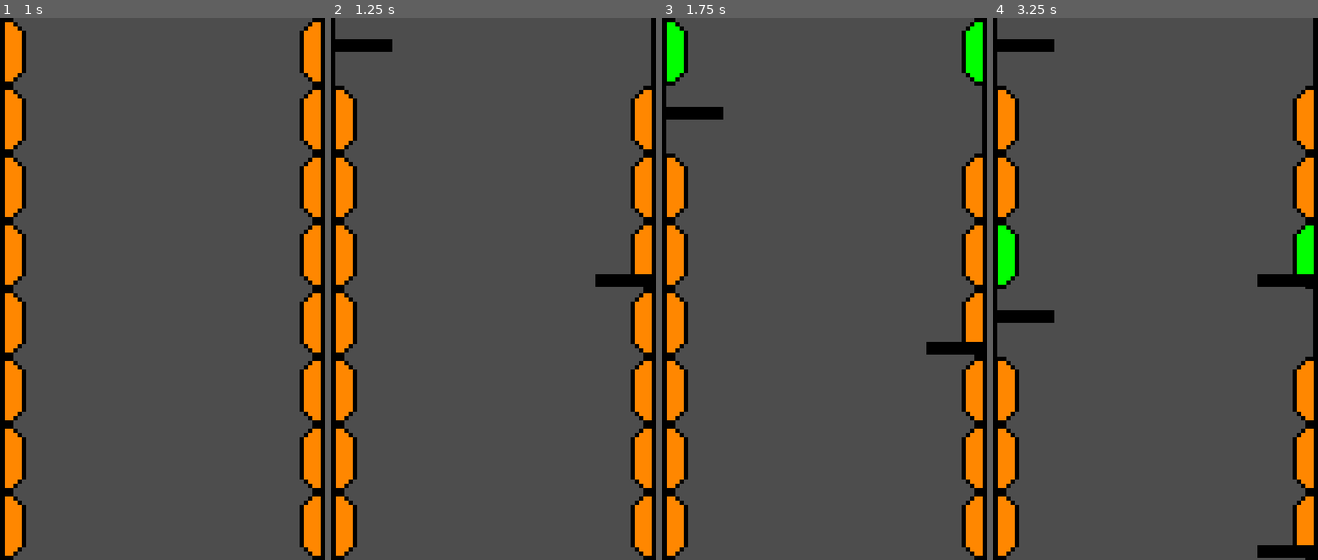
Above: before the commit, frames 1-4 (left to right).
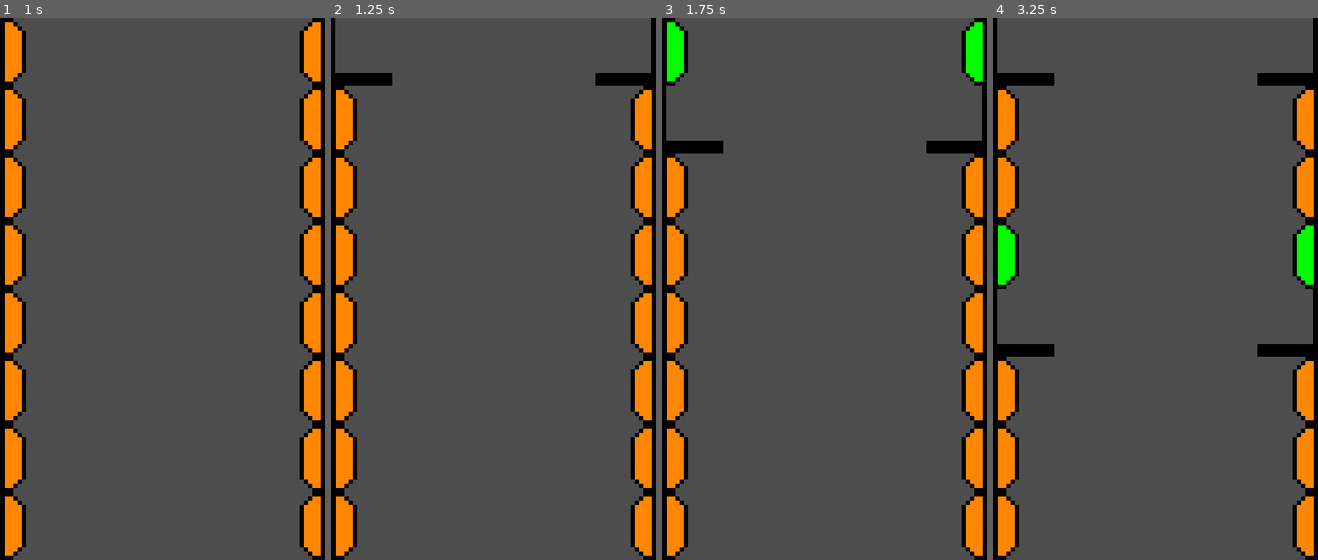
Above: after the commit, the same moments.

Repository: krazybaboon17/BounceBack
Game: Godot game, scene res://assets/scenes/main.tscn
The game is run twice, just before and just after one commit, with the same random seed, the same clock (stepped at 60 frames per second) and the same inputs. The project has no main scene, so this scene is started directly.
Inputs:
- Up to frame 1 (1 s): hold Right (right) from 0.53 s (still down)
- Up to frame 2 (1.25 s): keep holding Right (right)
- Up to frame 3 (1.75 s): keep holding Right (right)
- Up to frame 4 (3.25 s): tap Enter at 2 s; release Right (right) at 2.03 s; hold Left (left) 2.03-2.78 s; hold Right (right) from 2.78 s (still down)

Frame 1 is identical in both runs. In frame 2, 1.6% of the frame differs, in the area x 1-99%, y 3-50%; in frame 3, 1.6%; in frame 4, 3.2%, in the area x 1-99%, y 3-100%.

Commit message:
fixed platforms

Diff:
--- /dev/null
+++ b/assets/main.tscn
@@ -0,0 +1,36 @@
+[gd_scene format=3 uid="uid://bxevgiesqr4xu"]
+
+[ext_resource type="Script" uid="uid://j6fupwvsffab" path="res://assets/scripts/main.gd" id="1_06ig3"]
+[ext_resource type="PackedScene" uid="uid://bir3u3c7je65t" path="res://assets/scenes/player.tscn" id="2_2d37k"]
+[ext_resource type="PackedScene" uid="uid://c6jxfnxvwu1rs" path="res://assets/scenes/left_bouncer.tscn" id="2_qdlv5"]
+[ext_resource type="PackedScene" uid="uid://b6u2skyx7mfyi" path="res://assets/scenes/slime_left.tscn" id="3_tkxyu"]
+[ext_resource type="PackedScene" uid="uid://dti2wewskchdm" path="res://assets/scenes/right_bouncer.tscn" id="4_fphxj"]
+[ext_resource type="PackedScene" uid="uid://qduqdqykkv8w" path="res://assets/scenes/slime_right.tscn" id="5_vqaxa"]
+[ext_resource type="PackedScene" uid="uid://bv60yvwrt2ro6" path="res://assets/scenes/ground.tscn" id="6_m5usj"]
+[ext_resource type="PackedScene" uid="uid://bslk3gi0a3oko" path="res://assets/scenes/base_wall.tscn" id="8_tkxyu"]
+
+[sub_resource type="RectangleShape2D" id="RectangleShape2D_o8qdo"]
+size = Vector2(480, 124)
+
+[node name="Main" type="Node2D" unique_id=842726938]
+script = ExtResource("1_06ig3")
+leftBouncer = ExtResource("2_qdlv5")
+leftSlime = ExtResource("3_tkxyu")
+rightBouncer = ExtResource("4_fphxj")
+rightSlime = ExtResource("5_vqaxa")
+groundNode = ExtResource("6_m5usj")
+
+[node name="Die" type="Area2D" parent="." unique_id=803480815]
+
+[node name="CollisionShape2D" type="CollisionShape2D" parent="Die" unique_id=313879292]
+position = Vector2(240, 830)
+shape = SubResource("RectangleShape2D_o8qdo")
+
+[node name="Player" parent="." unique_id=809717538 instance=ExtResource("2_2d37k")]
+
+[node name="Timer" type="Timer" parent="." unique_id=115748341]
+wait_time = 0.5
+
+[node name="BaseWall" parent="." unique_id=172977510 instance=ExtResource("8_tkxyu")]
+
+[connection signal="timeout" from="Timer" to="." method="_on_timer_timeout"]
--- a/assets/scenes/ground.tscn
+++ b/assets/scenes/ground.tscn
@@ -8,9 +8,9 @@
 [node name="Ground" type="Area2D" unique_id=1543745966]
 
 [node name="Sprite2D" type="Sprite2D" parent="." unique_id=1398289840]
-position = Vector2(48, 0)
+position = Vector2(48, 48)
 texture = ExtResource("1_dk3sc")
 
 [node name="CollisionShape2D" type="CollisionShape2D" parent="." unique_id=152642483]
-position = Vector2(48, 39)
+position = Vector2(48, 87)
 shape = SubResource("RectangleShape2D_mhvgj")
--- a/right_ground.tscn
+++ b/right_ground.tscn
@@ -8,9 +8,9 @@
 [node name="RightGround" type="Area2D" unique_id=945548765]
 
 [node name="BottomPlatform" type="Sprite2D" parent="." unique_id=443957819]
-position = Vector2(432, 333)
+position = Vector2(432, 48)
 texture = ExtResource("1_5l64y")
 
 [node name="CollisionShape2D" type="CollisionShape2D" parent="." unique_id=1613844785]
-position = Vector2(432, 372)
+position = Vector2(432, 87)
 shape = SubResource("RectangleShape2D_o8qdo")
